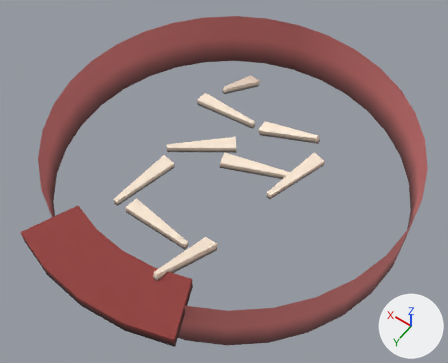
Two versions of the glTF model assets/chunks/Chunk03.glb, one commit apart.
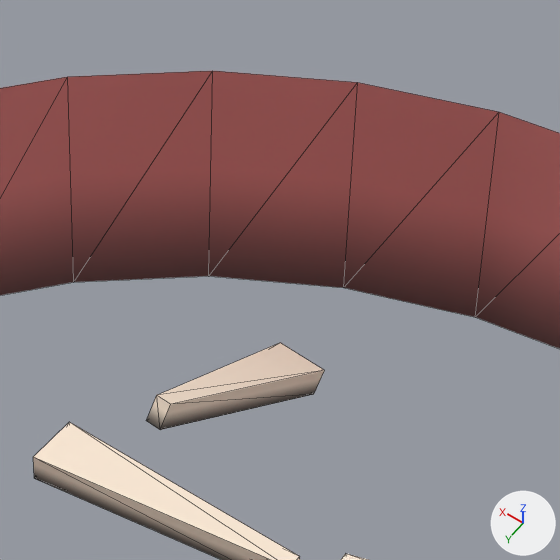
There are two pictures of each version: one whole from a 50 mm camera at (-37.1, 54.3, 83.2) aimed at (-1.2, 4.0, 4.2), one close up on the part from 42% to 70% of the width and 0% to 34% of the height. Arrows for +X, +Y and +Z are at lower right; the lights stay in place. The close-ups show mesh edges as thin lines. Objects named as collision shapes, trigger or cutter boxes, shadow casters or lower levels of detail are left out. Where no turn or scale is listed for an object, it has been applied to the vertices. Vertices at the same position are counted once.

Objects in the first close-up: 'Chunk03'.
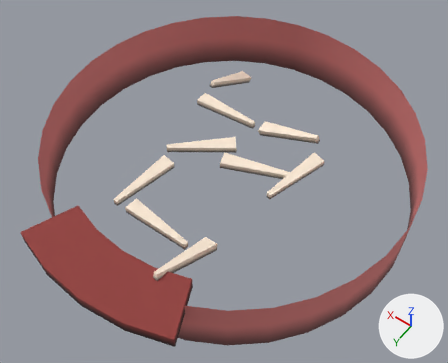
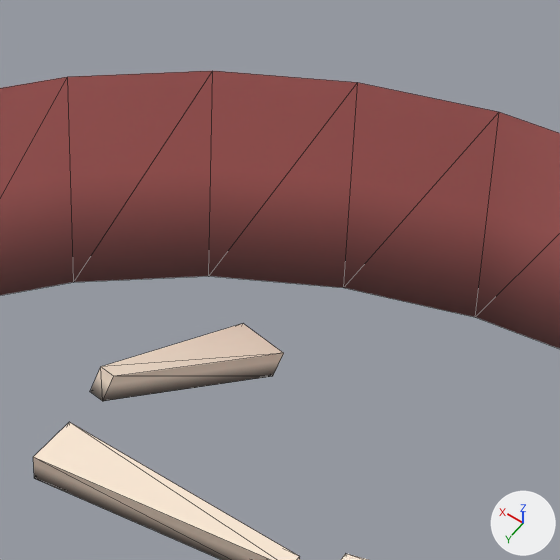
Edits to the bpy script that builds the scene:
```text
Change me_cylinder_046:
    where me_cylinder_046.from_pydata(...)  # 156 vertices, 208 faces; spans x -30.0..30.0, y -30.0..34.7, z -0.1..11.8
    used by ob_chunk03; location = (0.0, 0.0, 0.0)
    me_cylinder_046 part 1: the loose piece of 8 vertices spanning x 8.8..11.2, y -22.2..-11.6, z -0.1..6.2 is turned -4.4 degrees about the z axis through its middle, then moved by (2.4, 0.0, 0.0)
```

Pixel boxes [x1, y1, x2, y2] of what changed, in the close-ups (560 x 560 px; the box of a moved part takes in the faces that stretch with it):
part 1 of me_cylinder_046, moved or reshaped
    before: [146, 343, 325, 430]
    after: [90, 323, 284, 401]
